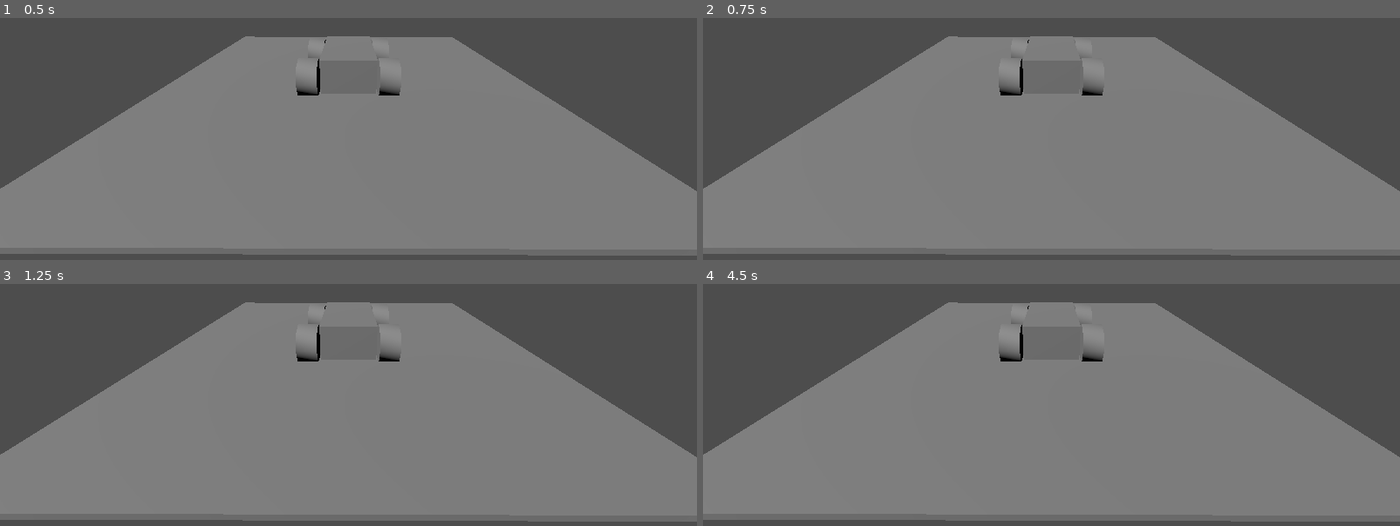
Above: before the commit, frames 1-4 (two rows, left to right).
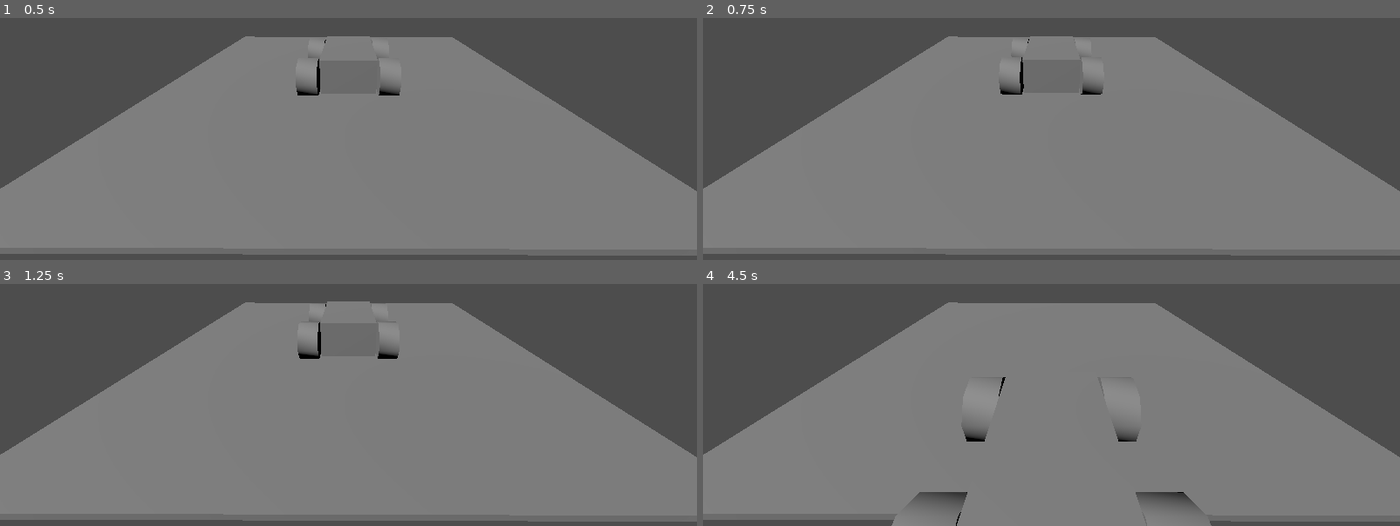
Above: after the commit, the same moments.

Repository: hdseon4k/Nexus-Edge
Game: Godot game, scene res://scenes/main.tscn
Same seed, same stepped clock (60 frames per second), same inputs: the game is played once before the commit and once after it. Before the commit the project starts from res://main.tscn.
Inputs (mouse positions are in pixels of both pictures, inside the frame that each line leads up to):
- Up to frame 1 (0.5 s): no input
- Up to frame 2 (0.75 s): tap Enter at 0.5 s; move the mouse to (1016, 143) at 0.52 s; hold Up (ui_up) from 0.53 s (still down); hold Space (ui_select) from 0.53 s (still down); click (1016, 143) at 0.67 s
- Up to frame 3 (1.25 s): keep holding Up (ui_up); keep holding Space (ui_select)
- Up to frame 4 (4.5 s): release Up (ui_up) at 1.25 s; release Space (ui_select) at 1.25 s; drag from (1260, 388) to (1016, 409) at 1.27 s; tap Space (ui_select) at 2, 3.5 s; move the mouse to (outside the picture) at 2.02 s; hold Left (ui_left) 2.03-2.75 s; hold Space (ui_select) 2.03-2.75 s; tap Keypad Enter at 2.1 s; tap Enter at 2.75 s; drag from (1086, 329) to (outside the picture) at 2.77 s; move the mouse to (outside the picture) at 3.52 s; hold Down (ui_down) 3.53-4.25 s; hold Space (ui_select) 3.53-4.25 s; tap Alt at 3.6 s; drag from (1204, 310) to (outside the picture) at 4.27 s

Frame 1 is identical in both runs. In frame 2, less than 0.1% of the frame differs, in the area x 42-58%, y 8-33%; in frame 3, 0.3%; in frame 4, 2.5%, in the area x 27-73%, y 7-100%.

Commit message:
1일차_학습완료

Diff:
--- a/src/godot/fork-lift-project/project.godot
+++ b/src/godot/fork-lift-project/project.godot
@@ -13,7 +13,7 @@
 config/name="ForkLiftProject"
 run/main_scene="uid://8jkpxxdg8asy"
 config/features=PackedStringArray("4.6", "Forward Plus")
-config/icon="res://icon.svg"
+config/icon="res://assets/icon.svg"
 
 [physics]
 
--- a/src/godot/fork-lift-project/forklift.tscn
+++ b/src/godot/fork-lift-project/scenes/forklift.tscn
@@ -1,9 +1,12 @@
 [gd_scene format=3 uid="uid://csovwf3mgjtws"]
+
+[ext_resource type="Script" uid="uid://db4aogv0mu0y3" path="res://scripts/forklift_controller.gd" id="1_k1yrg"]
 
 [sub_resource type="BoxShape3D" id="BoxShape3D_tsqm0"]
 size = Vector3(1.5, 1, 2.5)
 
 [node name="Forklift" type="VehicleBody3D" unique_id=48115629]
+script = ExtResource("1_k1yrg")
 
 [node name="CollisionShape3D" type="CollisionShape3D" parent="." unique_id=1202946126]
 shape = SubResource("BoxShape3D_tsqm0")
@@ -13,6 +16,7 @@
 
 [node name="FrontLeft" type="VehicleWheel3D" parent="." unique_id=1547645124]
 transform = Transform3D(1, 0, 0, 0, 1, 0, 0, 0, 1, -1, 0, -1)
+use_as_steering = true
 
 [node name="CSGCylinder3D" type="CSGCylinder3D" parent="FrontLeft" unique_id=630711681]
 transform = Transform3D(-4.371139e-08, -1, 0, 1, -4.371139e-08, 0, 0, 0, 1, 0, 0, 0)
@@ -20,6 +24,7 @@
 
 [node name="FrontRight" type="VehicleWheel3D" parent="." unique_id=1413197728]
 transform = Transform3D(1, 0, 0, 0, 1, 0, 0, 0, 1, 1, 0, -1)
+use_as_steering = true
 
 [node name="CSGCylinder3D" type="CSGCylinder3D" parent="FrontRight" unique_id=1857054137]
 transform = Transform3D(-4.371139e-08, 1, 0, -1, -4.371139e-08, 0, 0, 0, 1, 0, 0, 0)
@@ -27,6 +32,7 @@
 
 [node name="BackLeft" type="VehicleWheel3D" parent="." unique_id=865768711]
 transform = Transform3D(1, 0, 0, 0, 1, 0, 0, 0, 1, -1, 0, 1)
+use_as_traction = true
 
 [node name="CSGCylinder3D" type="CSGCylinder3D" parent="BackLeft" unique_id=1305452349]
 transform = Transform3D(-4.371139e-08, -1, 0, 1, -4.371139e-08, 0, 0, 0, 1, 0, 0, 0)
@@ -34,6 +40,7 @@
 
 [node name="BackRight" type="VehicleWheel3D" parent="." unique_id=16986788]
 transform = Transform3D(1, 0, 0, 0, 1, 0, 0, 0, 1, 1, 0, 1)
+use_as_traction = true
 
 [node name="CSGCylinder3D" type="CSGCylinder3D" parent="BackRight" unique_id=764043666]
 transform = Transform3D(-4.3711385e-08, 0.99999994, 0, -0.99999994, -4.3711385e-08, 0, 0, 0, 1, 0, 0, 0)
--- a/src/godot/fork-lift-project/main.tscn
+++ b/src/godot/fork-lift-project/scenes/main.tscn
@@ -1,6 +1,6 @@
 [gd_scene format=3 uid="uid://8jkpxxdg8asy"]
 
-[ext_resource type="PackedScene" uid="uid://csovwf3mgjtws" path="res://forklift.tscn" id="1_ig7tw"]
+[ext_resource type="PackedScene" uid="uid://csovwf3mgjtws" path="res://scenes/forklift.tscn" id="1_ig7tw"]
 
 [sub_resource type="Environment" id="Environment_7dm0k"]
 background_mode = 2
--- /dev/null
+++ b/src/godot/fork-lift-project/scripts/forklift_controller.gd
@@ -0,0 +1,18 @@
+extends VehicleBody3D
+
+@export var max_engine_force: float = 1000.0 # 가속력
+@export var max_steering: float = 0.5      # 조향각 (라디안 단위)
+@export var brake_force: float = 50.0       # 제동력
+
+func _physics_process(_delta: float) -> void:
+	# 조향: 왼쪽이 +, 오른쪽이 -
+	steering = Input.get_axis("ui_right", "ui_left") * max_steering
+
+	# 가속: 위가 +, 아래가 -
+	engine_force = Input.get_axis("ui_up", "ui_down") * max_engine_force
+
+	# 제동 (Space바 등)
+	if Input.is_action_pressed("ui_select"):
+		brake = brake_force
+	else:
+		brake = 0.0
Not shown, added: src/godot/fork-lift-project/addons/repl/ast/repl_expression.gd
Not shown, added: src/godot/fork-lift-project/addons/repl/ast/repl_expression.gd.uid
Not shown, added: src/godot/fork-lift-project/addons/repl/ast/repl_pre_assign.gd
Not shown, added: src/godot/fork-lift-project/addons/repl/ast/repl_pre_assign.gd.uid
Not shown, added: src/godot/fork-lift-project/addons/repl/autoloads.txt
Not shown, added: src/godot/fork-lift-project/addons/repl/control.gd
Not shown, added: src/godot/fork-lift-project/addons/repl/control.gd.uid
Not shown, added: src/godot/fork-lift-project/addons/repl/control.tscn
Not shown, added: src/godot/fork-lift-project/addons/repl/plugin.cfg
Not shown, added: src/godot/fork-lift-project/addons/repl/repl.gd
Not shown, added: src/godot/fork-lift-project/addons/repl/repl.gd.uid
Not shown, added: src/godot/fork-lift-project/addons/repl/repl_constants.gd
(and 15 more such lines)
